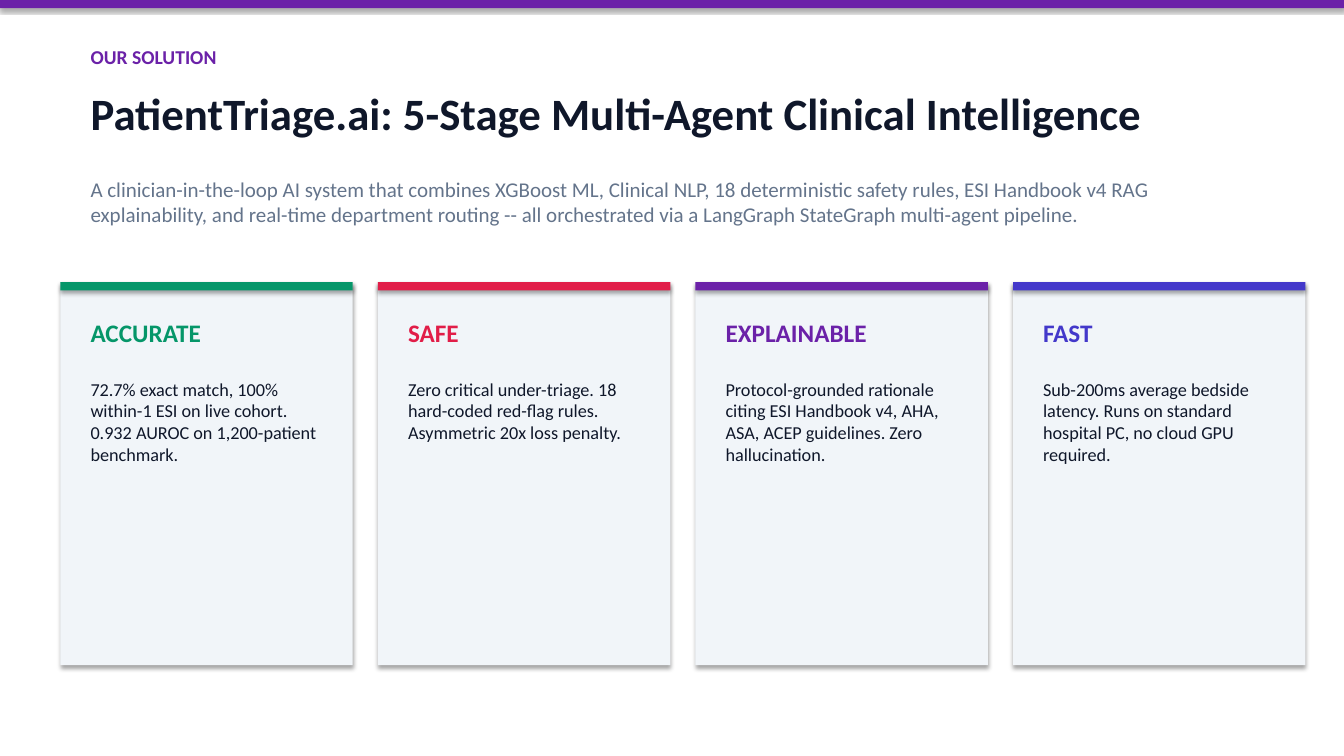
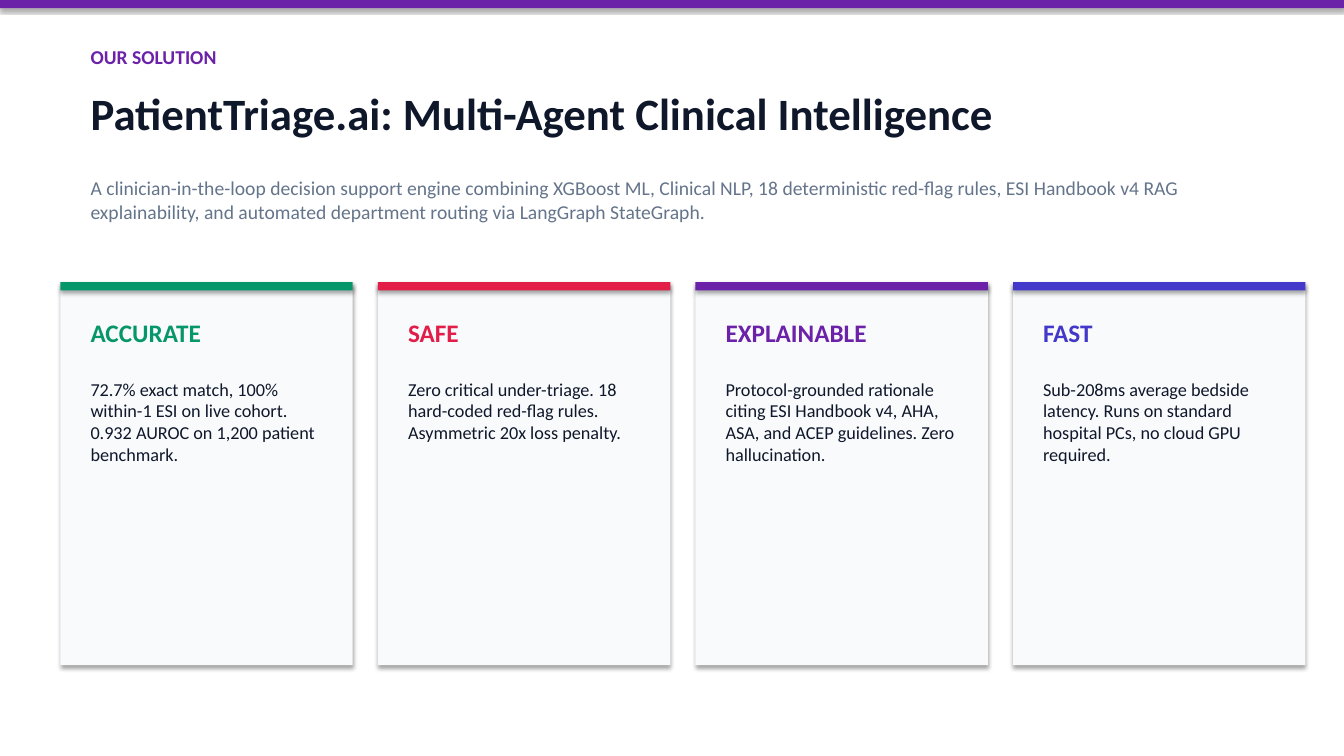
Before and after one commit to smit45-m/PatientTriage, a slide deck: slide 3 of PatientTriage_BusinessProposal.pptx. Drawn at 1344x756 pixels with LibreOffice and Linux fonts; fonts in the diff are those of the drawing. Boxes give left, top, right and bottom in pixels: in the first picture for what was removed or moved away, otherwise in the second. Text is boxed around its words. In the diff, an @@ line names an element or a change of style, - is before the commit and + after.

```diff
--- a/PatientTriage_BusinessProposal.pptx
+++ b/PatientTriage_BusinessProposal.pptx
@@ text at <box>91,98,993,138</box>: text changed @@
-PatientTriage.ai: 5-Stage Multi-Agent Clinical Intelligence
+PatientTriage.ai: Multi-Agent Clinical Intelligence
@@ text at <box>91,181,1178,223</box>: text changed; size 15 to 14 pt @@
-A clinician-in-the-loop AI system that combines XGBoost ML, Clinical NLP, 18 deterministic safety rules, ESI Handbook v4 RAG explainability, and real-time department routing -- all orchestrated via a LangGraph StateGraph multi-agent pipeline.
+A clinician-in-the-loop decision support engine combining XGBoost ML, Clinical NLP, 18 deterministic red-flag rules, ESI Handbook v4 RAG explainability, and automated department routing via LangGraph StateGraph.
@@ fill #F1F5F9 to #F8FAFC in 3 elements at <box>60,282,353,665</box>, <box>696,282,988,665</box>, <box>1013,282,1306,665</box> @@
@@ text at <box>91,383,315,461</box>: text changed @@
-72.7% exact match, 100% within-1 ESI on live cohort. 0.932 AUROC on 1,200-patient benchmark.
+72.7% exact match, 100% within-1 ESI on live cohort. 0.932 AUROC on 1,200 patient benchmark.
@@ text at <box>726,383,954,461</box>: text changed @@
-Protocol-grounded rationale citing ESI Handbook v4, AHA, ASA, ACEP guidelines. Zero hallucination.
+Protocol-grounded rationale citing ESI Handbook v4, AHA, ASA, and ACEP guidelines. Zero hallucination.
@@ text at <box>1043,383,1249,464</box>: text changed @@
-Sub-200ms average bedside latency. Runs on standard hospital PC, no cloud GPU required.
+Sub-208ms average bedside latency. Runs on standard hospital PCs, no cloud GPU required.
```
Also in this commit, not shown: 14 other slides changed, 5 other files.
